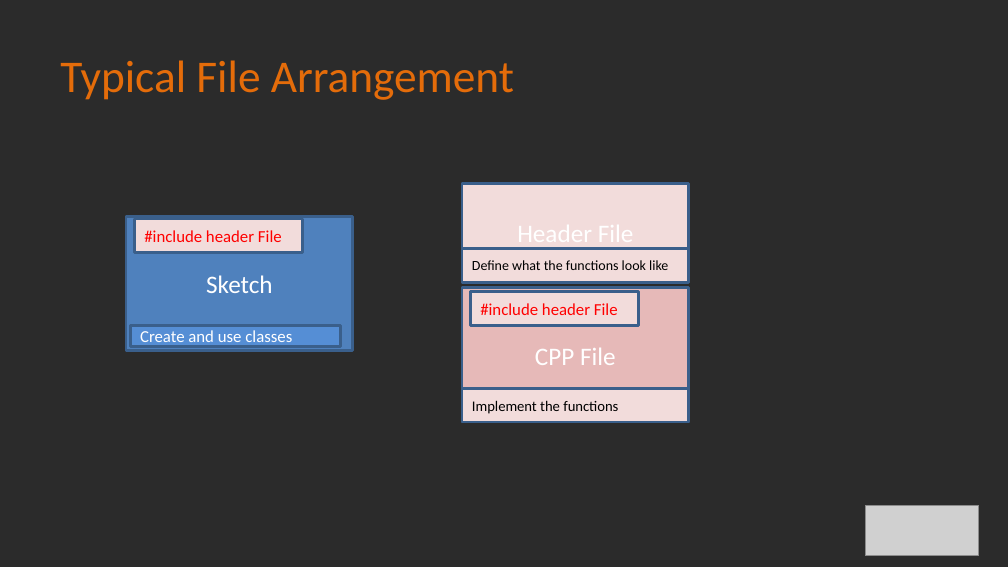
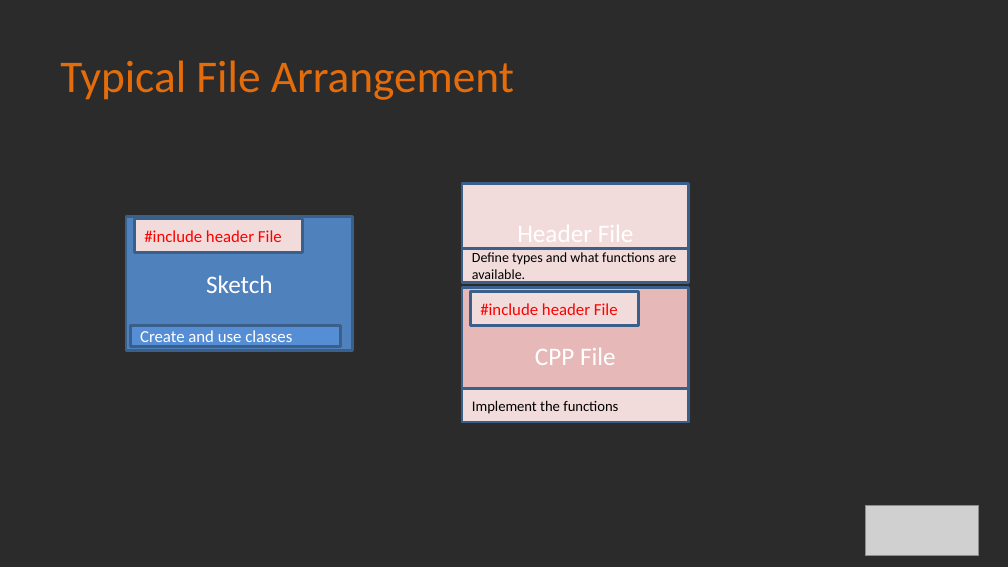
Before and after one commit to Alan-Lomax/MERG-SIG-Presentations, a slide deck: slide 13 of Introduction to Class Programming Part 2.pptx. Drawn at 1008x567 pixels with LibreOffice and Linux fonts; fonts in the diff are those of the drawing; grey boxes stand for pictures; background and template pictures are left out; a plain dark background stands for a picture behind light text. Boxes give left, top, right and bottom in pixels: in the first picture for what was removed or moved away, otherwise in the second. Text is boxed around its words. In the diff, an @@ line names an element or a change of style, - is before the commit and + after.

```diff
--- a/Introduction to Class Programming Part 2.pptx
+++ b/Introduction to Class Programming Part 2.pptx
@@ text in rectangle at [472, 252, 676, 283]: text changed @@
-Define what the functions look like
+Define types and what functions are available.
```
Also in this commit, not shown: 5 other slides changed.
